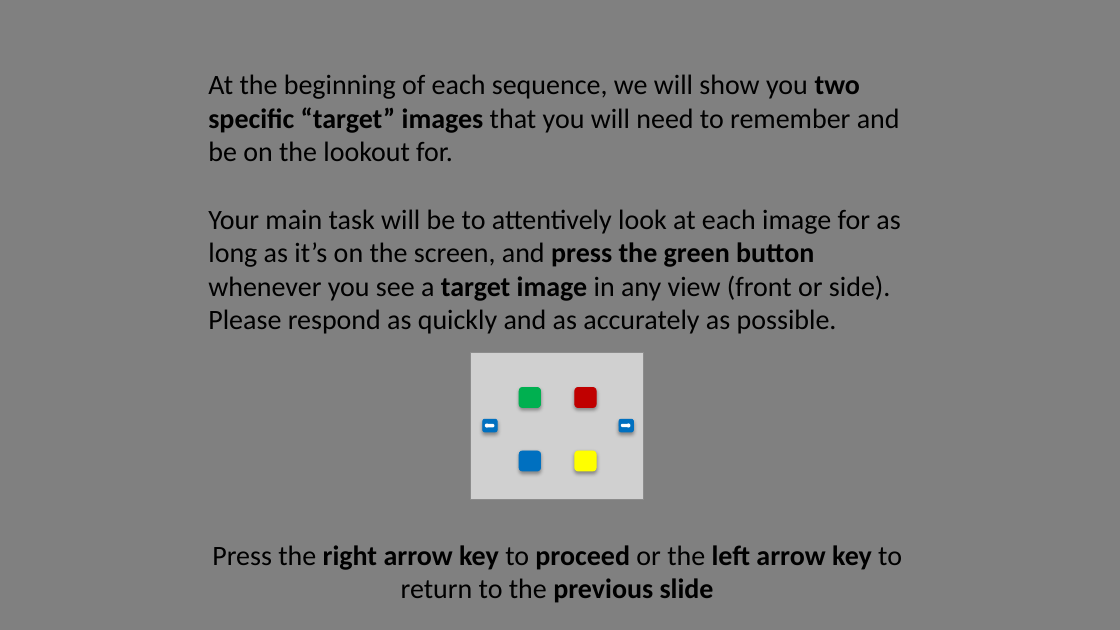
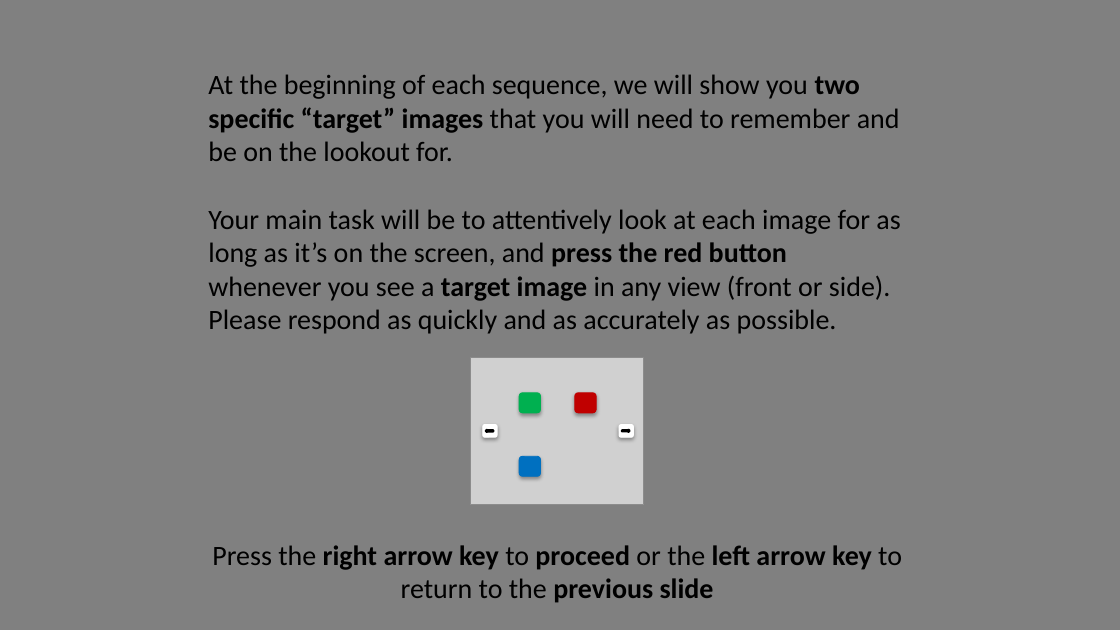
Before and after one commit to NCCLabMPI/Reconstructed_time_experiment, a slide deck: slide 2 of instructions/Instructions.pptx. Drawn at 1120x630 pixels with LibreOffice and Linux fonts; fonts in the diff are those of the drawing; grey boxes stand for pictures. Boxes give left, top, right and bottom in pixels: in the first picture for what was removed or moved away, otherwise in the second. Text is boxed around its words. In the diff, an @@ line names an element or a change of style, - is before the commit and + after.

```diff
--- a/instructions/Instructions.pptx
+++ b/instructions/Instructions.pptx
@@ text at [208,209,900,301]: text changed @@
-Your main task will be to attentively look at each image for as long as it’s on the screen, and press the green button whenever you see a target image in any view (front or side).
+Your main task will be to attentively look at each image for as long as it’s on the screen, and press the red button whenever you see a target image in any view (front or side).
@@ rounded rectangle at [483,424,497,437]: fill #0070C0 to #FFFFFF; outline #0070C0 0.75 pt to #FFFFFF 0.75 pt @@
@@ right arrow at [486,430,493,432]: fill #FFFFFF to #000000; outline #FFFFFF 2 pt to #000000 2 pt @@
@@ rounded rectangle at [619,424,634,437]: fill #0070C0 to #FFFFFF; outline #0070C0 0.75 pt to #FFFFFF 0.75 pt @@
@@ 5 rounded rectangles, 2 right arrows, 1 picture: place and size @@
-5 rounded rectangles, 2 right arrows, 1 picture at [471,353,644,500]
+5 rounded rectangles, 2 right arrows, 1 picture at [471,358,644,505]
@@ right arrow at [622,430,629,432]: fill #FFFFFF to #000000; outline #FFFFFF 2 pt to #000000 2 pt @@
@@ rounded rectangle removed at [575,451,596,471] @@
```
Also in this commit, not shown: 3 other slides changed, 19 other files.
